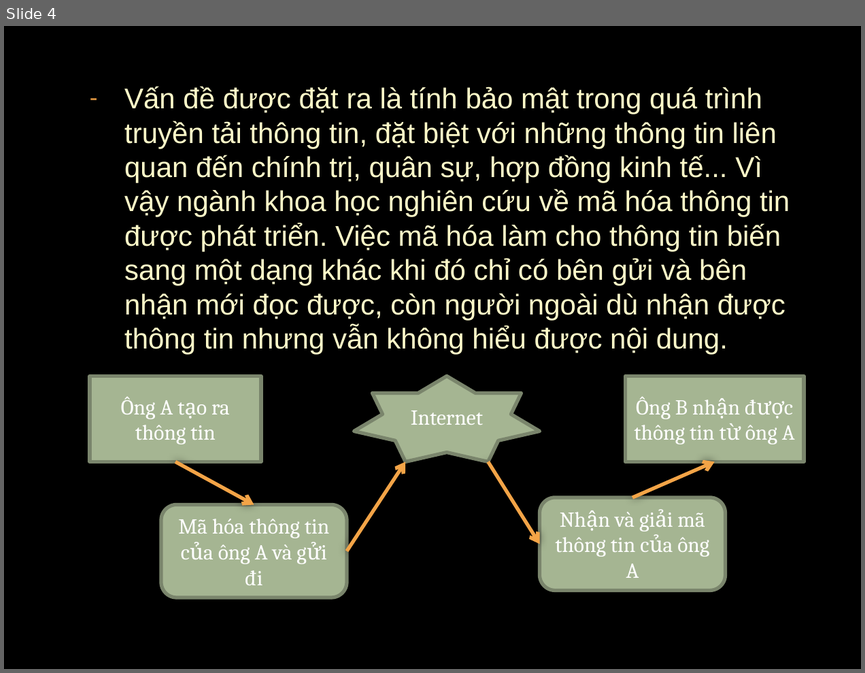
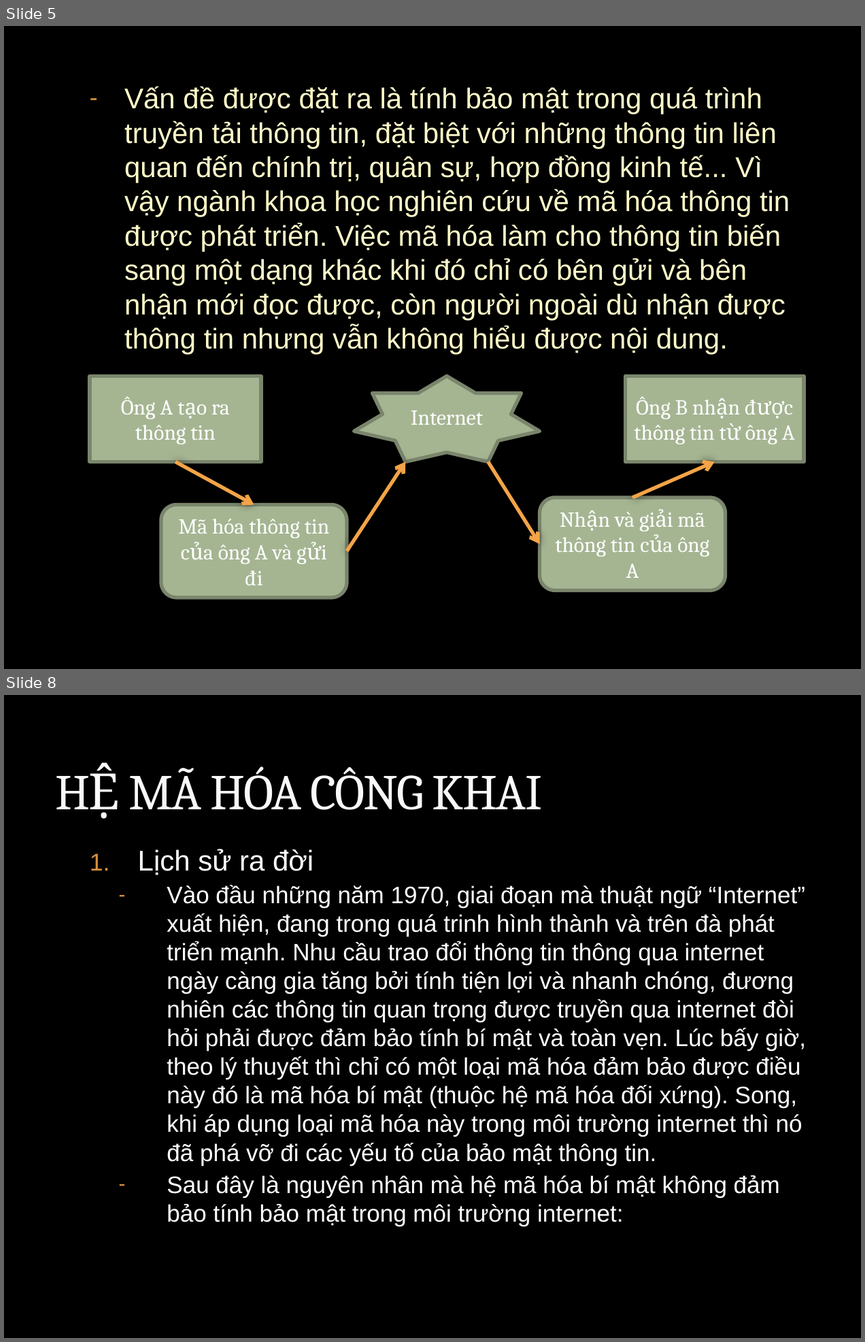
Before and after one commit to datptithcm/DEMO-RSA-ANTOANVABAOMATTHONGTIN, a slide deck: powerpoint/ATVBMHTTT.pptx. Shown one above the other, each under a label of ours: slide 4 before the commit, slides 5 and 8 after it; the slides between them are not shown. The pictures are 865x673 and 865x1342 pixels, drawn with LibreOffice and Linux fonts; fonts in the diff are those of the drawing; background and template pictures are left out. Boxes give left, top, right and bottom in pixels: in the first picture for what was removed or moved away, otherwise in the second. Text is boxed around its words. In the diff, an @@ line names an element or a change of style, - is before the commit and + after.

Commit message:
ppt - 10 slide

```diff
--- a/powerpoint/ATVBMHTTT.pptx
+++ b/powerpoint/ATVBMHTTT.pptx
@@ slide 8 added at [4,695,861,1338], background picture (left out) @@
@@ title added at [128,766,543,810], 42 pt, text #F9F9F9 @@
+HỆ MÃ HÓA CÔNG KHAI
@@ text added at [138,849,806,1226], 20 pt, text #FFFFFF @@
+  1. Lịch sử ra đời
+  – Vào đầu những năm 1970, giai đoạn mà thuật ngữ “Internet” xuất hiện, đang trong quá trinh hình thành và trên đà phát triển mạnh. Nhu cầu trao đổi thông tin thông qua internet ngày càng gia tăng bởi tính tiện lợi và nhanh chóng, đương nhiên các thông tin quan trọng được truyền qua internet đòi hỏi phải được đảm bảo tính bí mật và toàn vẹn. Lúc bấy giờ, theo lý thuyết thì chỉ có một loại mã hóa đảm bảo được điều này đó là mã hóa bí mật (thuộc hệ mã hóa đối xứng). Song, khi áp dụng loại mã hóa này trong môi trường internet thì nó đã phá vỡ đi các yếu tố của bảo mật thông tin.
+  – Sau đây là nguyên nhân mà hệ mã hóa bí mật không đảm bảo tính bảo mật trong môi trường internet:
@@ what was slide 4 is now slide 5 @@
```
Also in this commit, not shown: 4 other slides added.
